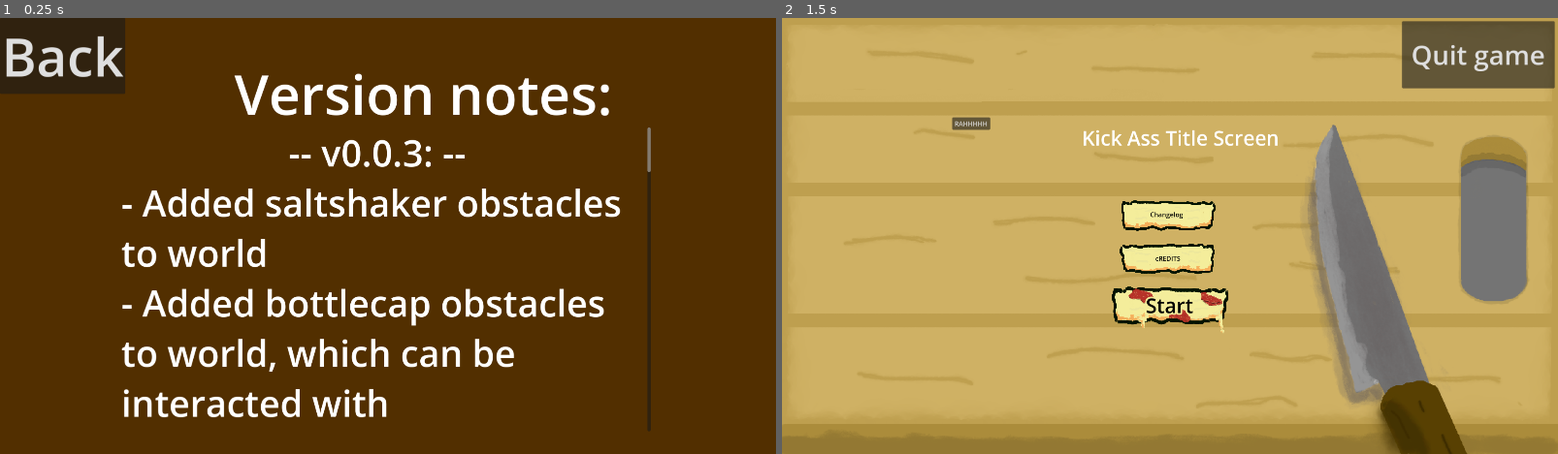
Above: before the commit, frames 1-2 (left to right).
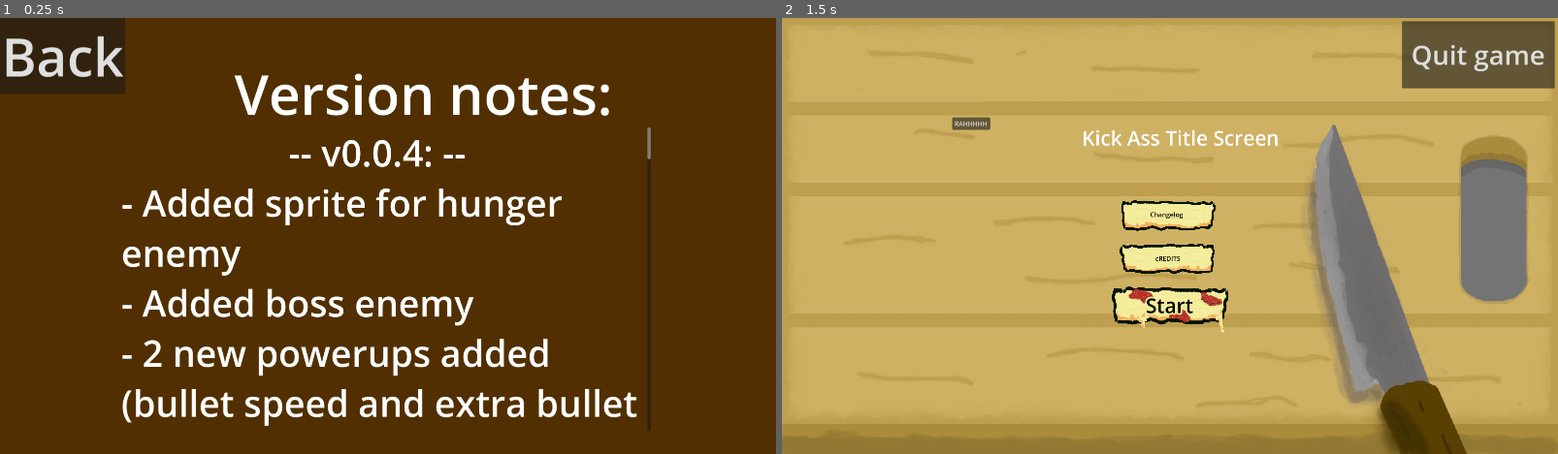
Above: after the commit, the same moments.

Repository: OcksDev/PizzaSurvivors
Game: Godot game, scene res://scenes/menu/version_notes.tscn
Same seed, same stepped clock (60 frames per second), same inputs: the game is played once before the commit and once after it. This scene is started directly instead of the project's main scene.
Inputs (mouse positions are in pixels of both pictures, inside the frame that each line leads up to):
- Up to frame 1 (0.25 s): no input
- Up to frame 2 (1.5 s): tap Enter at 0.5 s; move the mouse to (1340, 214) at 0.52 s; hold D (move_right) 0.53-1.25 s; click (1340, 214) at 0.6 s; click "Back" at 1.25 s

The runs differ from the first frame. In frame 1, 6.4% of the frame differs, in the area x 15-84%, y 27-94%; in frame 2, nothing differs.

Commit message:
Version notes updated

Diff:
--- a/scenes/menu/version_notes.tscn
+++ b/scenes/menu/version_notes.tscn
@@ -23,7 +23,18 @@
 size_flags_horizontal = 4
 size_flags_vertical = 4
 theme_override_font_sizes/normal_font_size = 90
-text = "                  -- v0.0.3: --
+text = "                  -- v0.0.4: --
+- Added sprite for hunger enemy
+- Added boss enemy
+- 2 new powerups added (bullet speed and extra bullet chance)
+- Sprites for powerups added
+- Death music added
+- SFX for menu navigation and player damage added
+- Ketchup now slows down the player
+- Ketchup spawn locations more randomized and moved further away from screen
+- Bug where player could shoot itself fixed
+
+                  -- v0.0.3: --
 - Added saltshaker obstacles to world
 - Added bottlecap obstacles to world, which can be interacted with
 - Ketchup spawns in as waves are defeated, letting you feel the blood of victory
